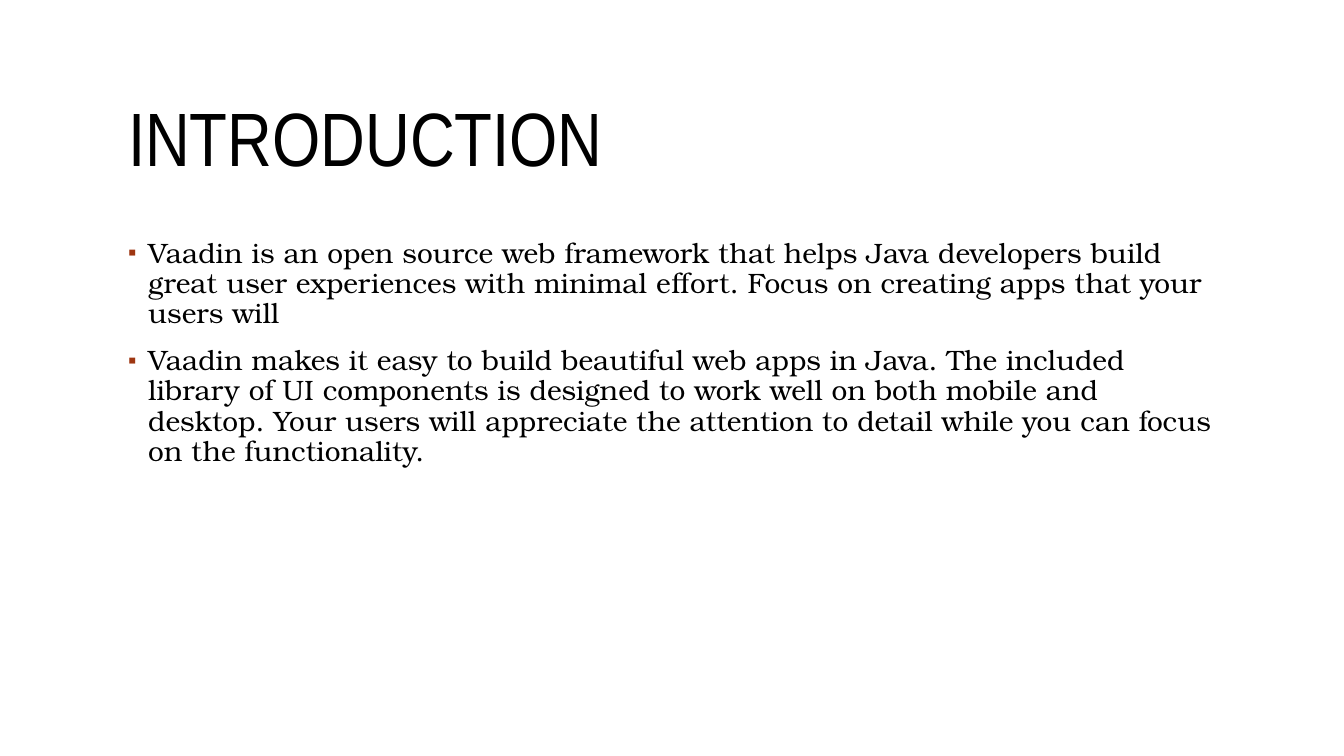
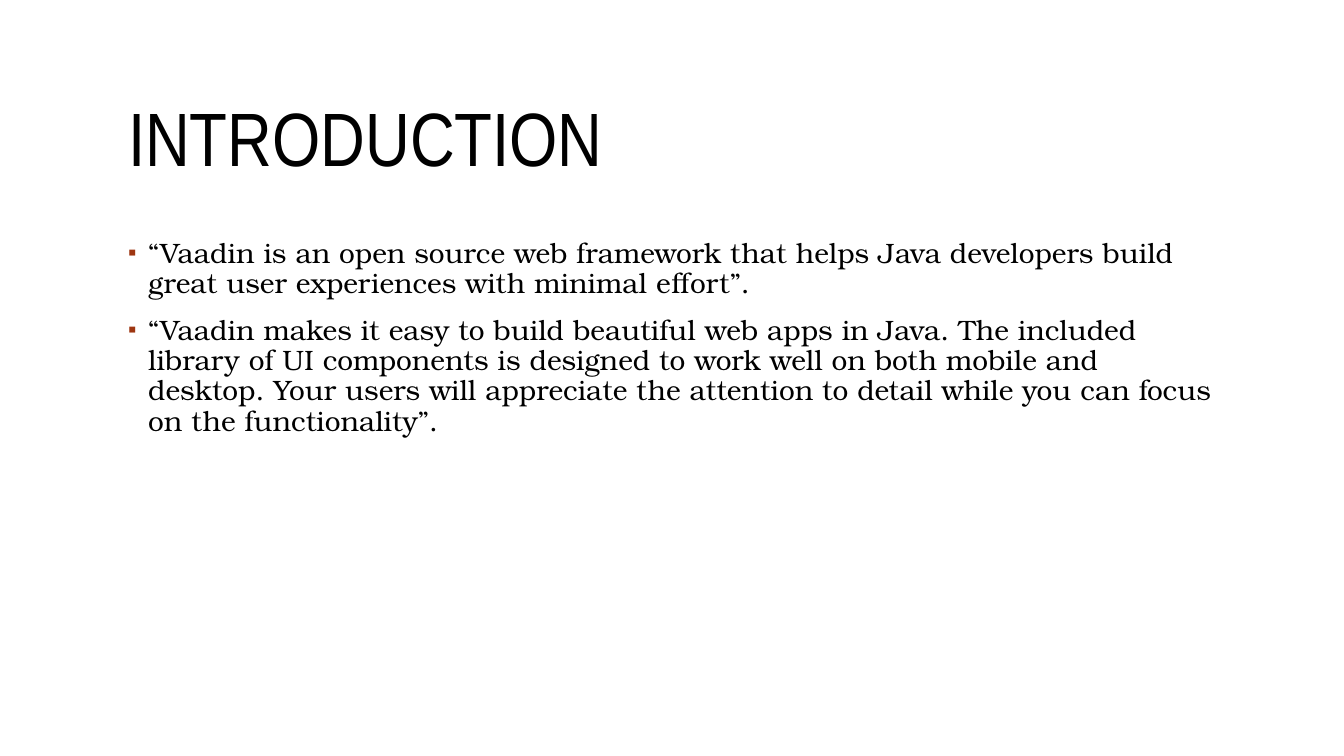
Before and after one commit to sebivenlo/Vaadin-workshop, a slide deck: slide 3 of Documentation/Frontend-technologies.odp. Drawn at 1344x756 pixels with LibreOffice and Linux fonts; fonts in the diff are those of the drawing; background and template pictures are left out. Boxes give left, top, right and bottom in pixels: in the first picture for what was removed or moved away, otherwise in the second. Text is boxed around its words. In the diff, an @@ line names an element or a change of style, - is before the commit and + after.

Commit message:
small changes

```diff
--- a/Documentation/Frontend-technologies.odp
+++ b/Documentation/Frontend-technologies.odp
@@ text at [148,242,1211,437]: text changed @@
-▪ Vaadin is an open source web framework that helps Java developers build great user experiences with minimal effort. Focus on creating apps that your users will
-▪ Vaadin makes it easy to build beautiful web apps in Java. The included library of UI components is designed to work well on both mobile and desktop. Your users will appreciate the attention to detail while you can focus on the functionality.
+▪ “Vaadin is an open source web framework that helps Java developers build great user experiences with minimal effort”.
+▪ “Vaadin makes it easy to build beautiful web apps in Java. The included library of UI components is designed to work well on both mobile and desktop. Your users will appreciate the attention to detail while you can focus on the functionality”.
```
Also in this commit, not shown: 1 other slide changed, 1 slide added.
